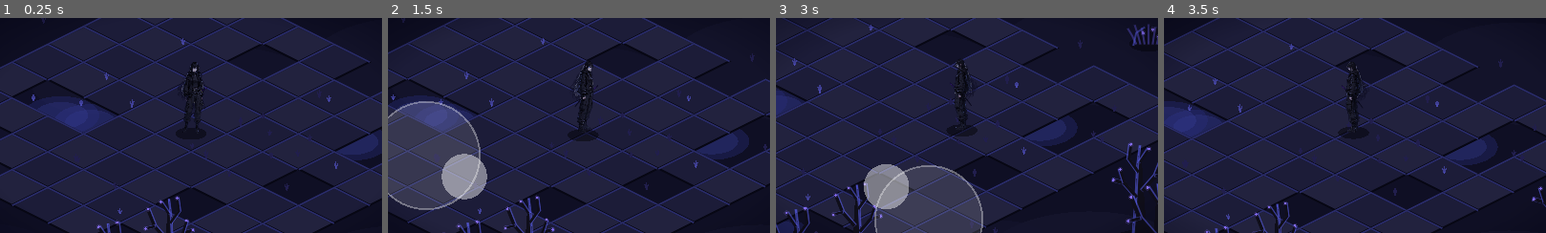
Above: before the commit, frames 1-4 (left to right).
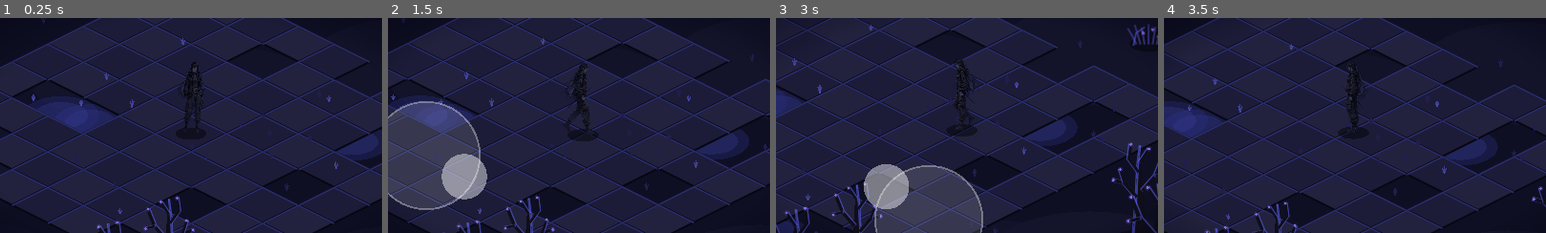
Above: after the commit, the same moments.

Repository: Masuku4129/Game
Game: Godot game, scene res://main.tscn
The game is run twice, just before and just after one commit, with the same random seed, the same clock (stepped at 60 frames per second) and the same inputs.
Inputs (mouse positions are % of the whole screen's width and height, from its top left):
- Up to frame 1 (0.25 s): no input
- Up to frame 2 (1.5 s): tap Enter at 0.5 s; move the mouse to (72, 45) at 0.52 s; hold D 0.53-1.25 s; tap J at 0.6 s; click (72, 45) at 0.67 s; drag from (30, 55) to (45, 70) at 1.27 s
- Up to frame 3 (3 s): move the mouse to (60, 28) at 2.02 s; hold D 2.03-2.75 s; tap J at 2.1 s; drag from (45, 70) to (20, 35) at 2.77 s
- Up to frame 4 (3.5 s): no input
The pictures show only the part of the screen within x 25-75%, y 23-73%; the shares and areas given below are measured in that part.

The runs differ from the first frame. In frame 1, less than 0.1% of the frame differs, in the area x 47-55%, y 23-53%; in frame 2, 0.6%, in the area x 46-55%, y 20-55%; in frame 3, 0.3%; in frame 4, less than 0.1%.

Commit message:
Wilds: ходьба по диагонали покадровая, чистка белого контура
Co-Authored-By: Claude Sonnet 5.5 <noreply@anthropic.com>
Claude-Session: https://claude.ai/code/session_01XvKRdjkTEqndhwRATULBKN

Diff:
--- a/wilds/player.gd
+++ b/wilds/player.gd
@@ -253,9 +253,12 @@
 	var view: String = SECTORS[_sector][0]
 	var flip: bool = SECTORS[_sector][1]
 	var key := "idle_" + view
-	var walking := _moving and view in WALK_SETS
+	var wview := view
+	if view == "se" or view == "ne":
+		wview = "e"      # диагонали: кадры ходьбы вбок, корпус не меняем
+	var walking := _moving and wview in WALK_SETS
 	if walking:
-		key = "walk_%s_%d" % [view, int(_wt) % 4]
+		key = "walk_%s_%d" % [wview, int(_wt) % 4]
 	var d: Array = _data[key]
 	_spr.texture = _tex[key]
 	_spr.offset = Vector2(-d[0], -d[1])
Binary file changed: wilds/art/idle_e.png
Binary file changed: wilds/art/idle_n.png
Binary file changed: wilds/art/idle_ne.png
Binary file changed: wilds/art/idle_s.png
Binary file changed: wilds/art/idle_se.png
Binary file changed: wilds/art/walk_e_0.png
Binary file changed: wilds/art/walk_e_1.png
Binary file changed: wilds/art/walk_e_2.png
Binary file changed: wilds/art/walk_e_3.png
Binary file changed: wilds/art/walk_n_0.png
Binary file changed: wilds/art/walk_n_1.png
Binary file changed: wilds/art/walk_n_2.png
(and 5 more such lines)
